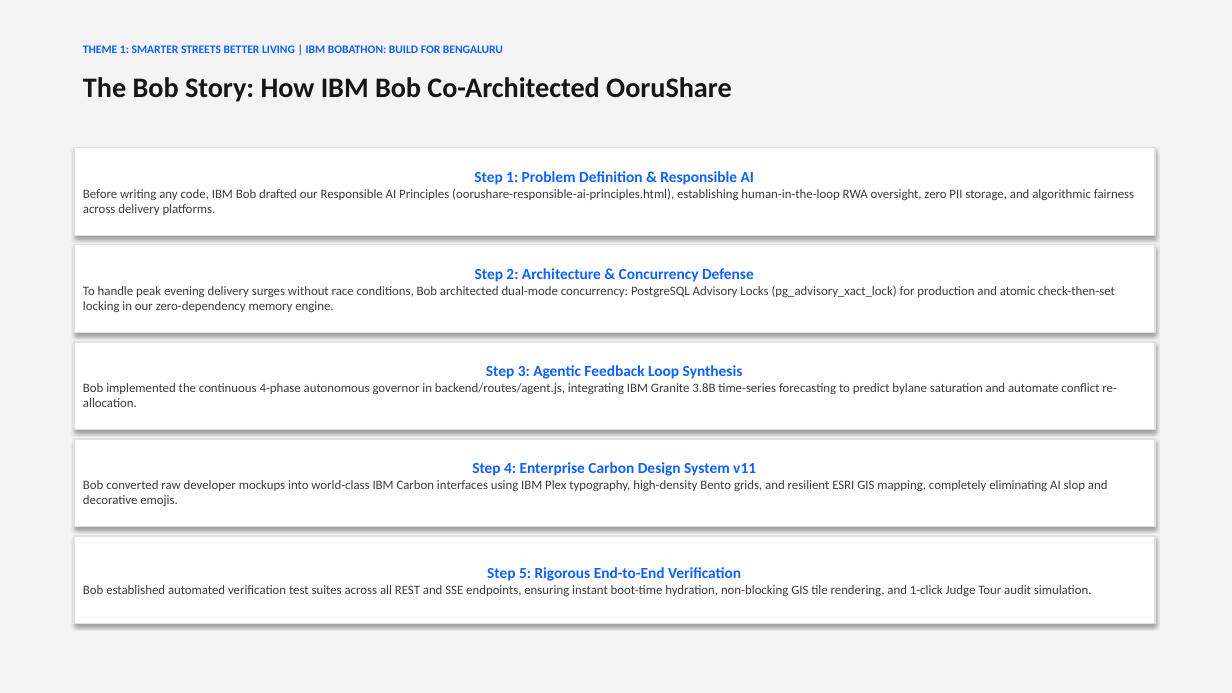
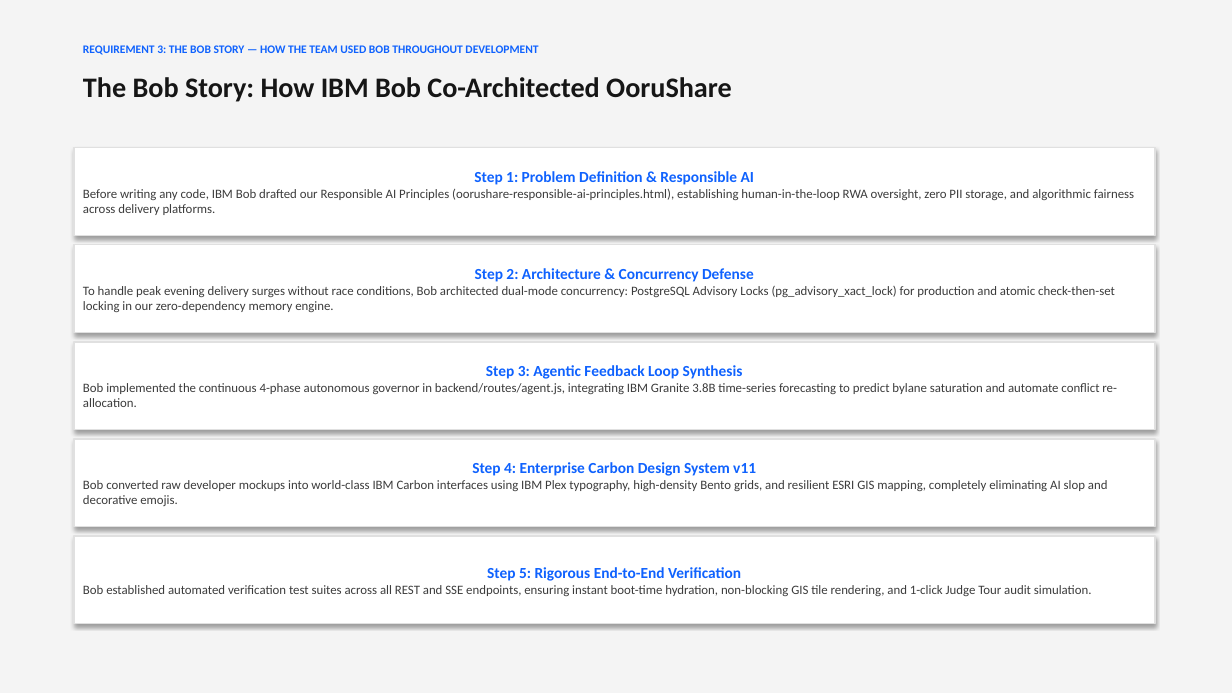
Before and after one commit to PankajKumar2804/oorushare, a slide deck: slide 6 of OoruShare_IBM_Bobathon_Theme1_Submission.pptx. Drawn at 1232x693 pixels with LibreOffice and Linux fonts; fonts in the diff are those of the drawing. Boxes give left, top, right and bottom in pixels: in the first picture for what was removed or moved away, otherwise in the second. Text is boxed around its words. In the diff, an @@ line names an element or a change of style, - is before the commit and + after.

Commit message:
feat(submission): synchronize presentation deck and dossier with exact Participation Requirements and home page UI

```diff
--- a/OoruShare_IBM_Bobathon_Theme1_Submission.pptx
+++ b/OoruShare_IBM_Bobathon_Theme1_Submission.pptx
@@ text at <box>83,45,538,55</box>: text changed @@
-THEME 1: SMARTER STREETS BETTER LIVING | IBM BOBATHON: BUILD FOR BENGALURU
+REQUIREMENT 3: THE BOB STORY — HOW THE TEAM USED BOB THROUGHOUT DEVELOPMENT
```
Also in this commit, not shown: 5 other slides changed, 3 other files.
